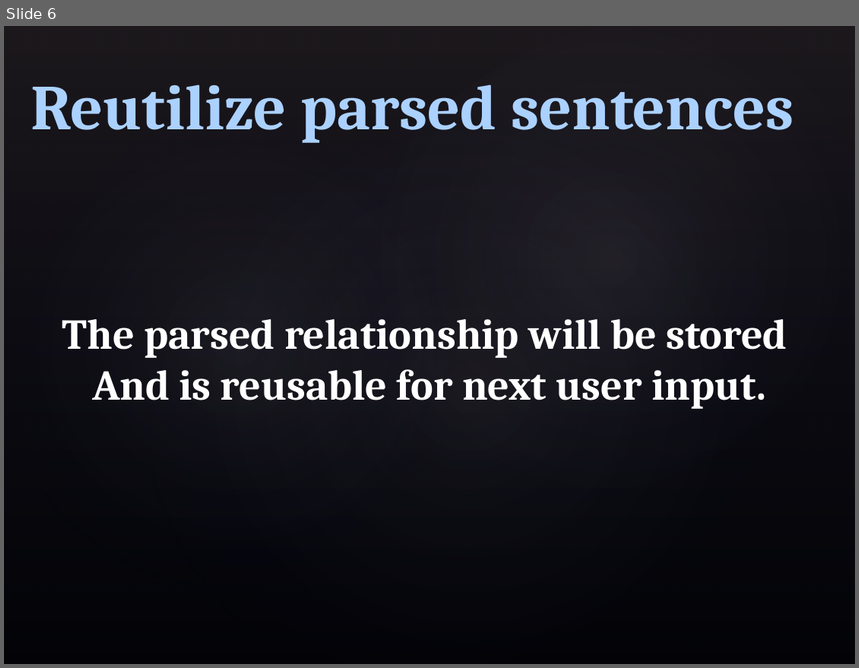
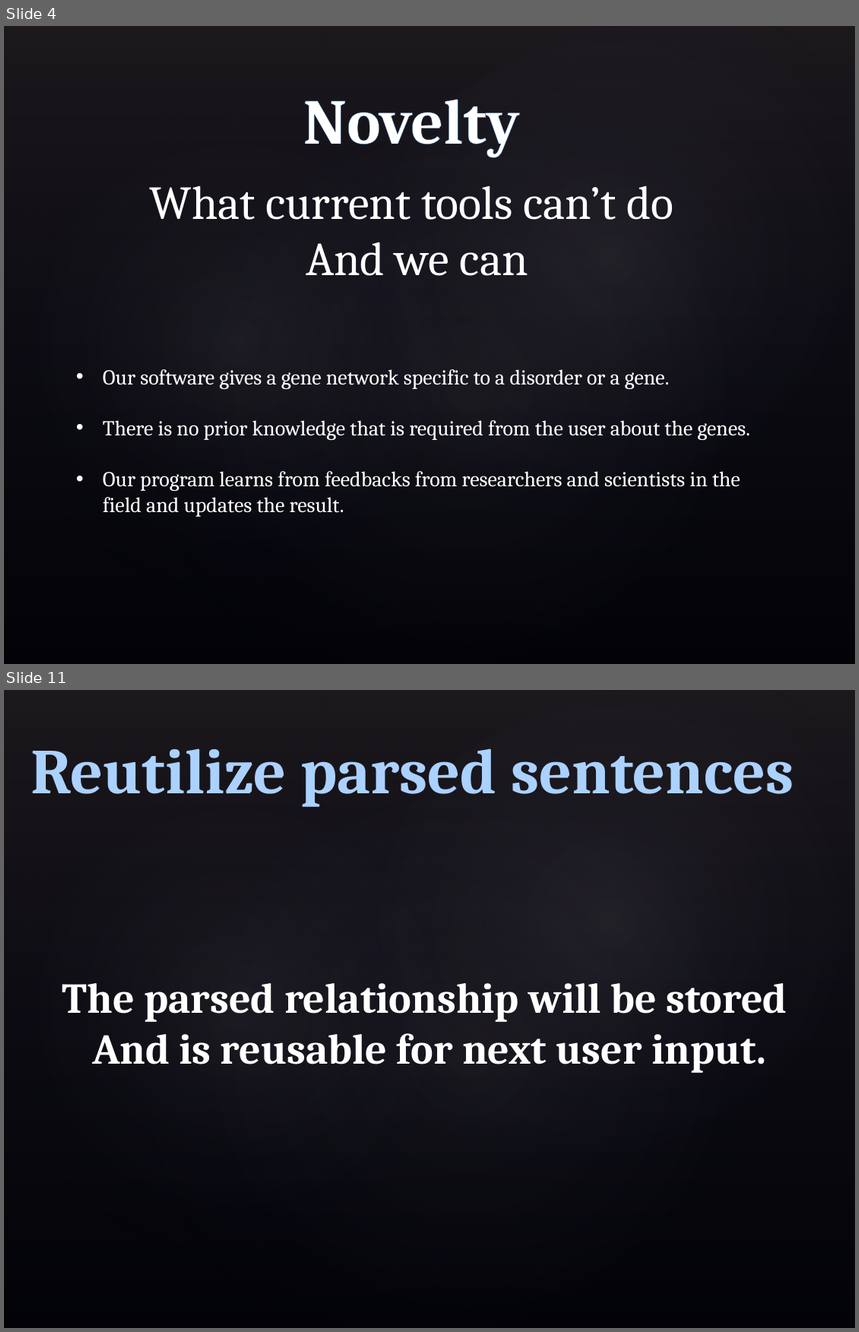
Before and after one commit to philloooo/stringAlgo-project, a slide deck: workflow.pptx. Shown one above the other, each under a label of ours: slide 6 before the commit, slides 4 and 11 after it; the slides between them are not shown. The pictures are 859x668 and 859x1332 pixels, drawn with LibreOffice and Linux fonts; fonts in the diff are those of the drawing; background and template pictures are left out. Boxes give left, top, right and bottom in pixels: in the first picture for what was removed or moved away, otherwise in the second. Text is boxed around its words. In the diff, an @@ line names an element or a change of style, - is before the commit and + after.

```diff
--- a/workflow.pptx
+++ b/workflow.pptx
@@ slide 4 added at [4,26,855,664], background picture (left out); not listed: 4 template elements that a slide beside it also shows @@
@@ text added at [303,99,520,157], 54 pt, text #FFFFFF, bold @@
+Novelty
@@ text added at [150,186,674,276], 40 pt, text #FFFFFF @@
+What current tools can’t do
+And we can
@@ text added at [103,370,751,517], 18 pt, text #FFFFFF @@
+• Our software gives a gene network specific to a disorder or a gene.
+• There is no prior knowledge that is required from the user about the genes.
+• Our program learns from feedbacks from researchers and scientists in the field and updates the result.
@@ what was slide 6 is now slide 11 @@
```
Also in this commit, not shown: 4 slides changed, 5 other slides added, 1 slide removed, 36 other files.
